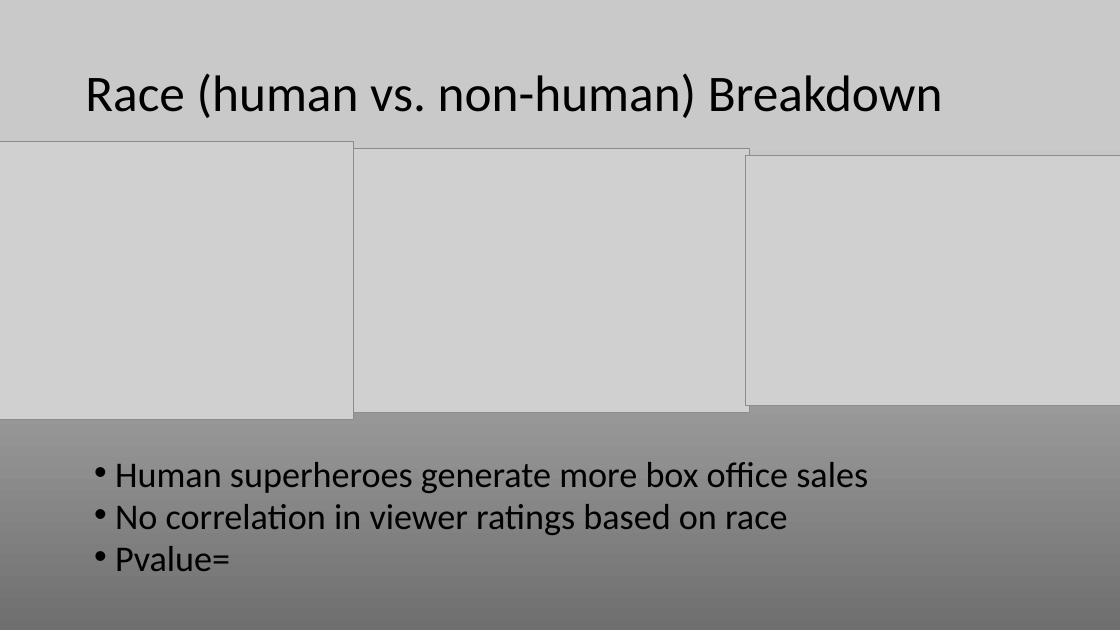
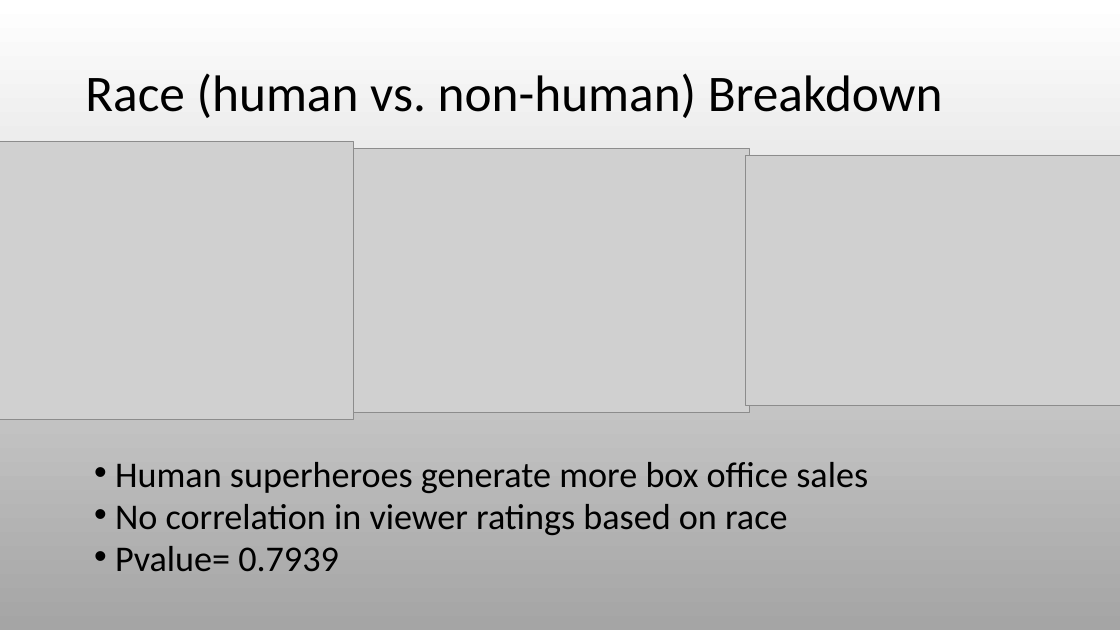
Before and after one commit to RyanSchraeder/Team-Aurora-Marvels, a slide deck: slide 15 of Project_1_Superheros.pptx. Drawn at 1120x630 pixels with LibreOffice and Linux fonts; fonts in the diff are those of the drawing; grey boxes stand for pictures. Boxes give left, top, right and bottom in pixels: in the first picture for what was removed or moved away, otherwise in the second. Text is boxed around its words. In the diff, an @@ line names an element or a change of style, - is before the commit and + after.

```diff
--- a/Project_1_Superheros.pptx
+++ b/Project_1_Superheros.pptx
@@ background gradient #6F6F6F to #A8A8A8 to #C9C9C9 to gradient #FFFFFF to #A5A5A5 @@
@@ text at <box>115,546,339,572</box>: text changed @@
-• Pvalue=
+• Pvalue= 0.7939
```
Also in this commit, not shown: 23 other slides changed, 1 slide added.
